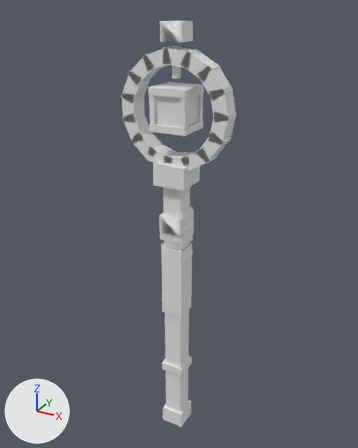
Renders of the OBJ model src/main/resources/assets/ashbound/models/mesh/applause_staff.obj from each side of a commit.
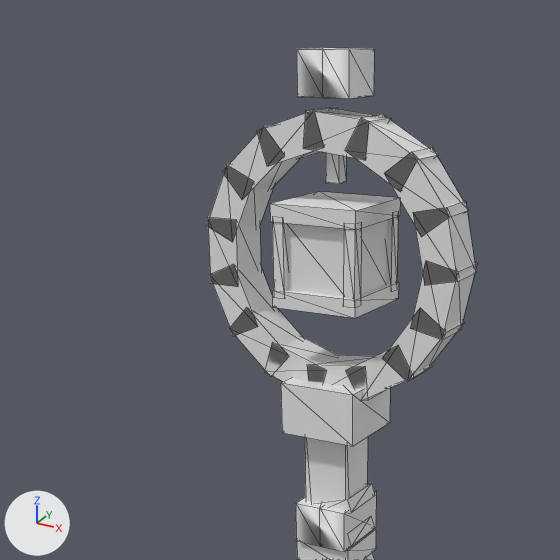
Each version is shown whole from a 50 mm lens placed at (1.94, -3.09, 2.05), pointed at (0.48, -0.43, 0.71), then close up on the part from 9% to 76% of the width and 0% to 53% of the height. The axes (+X, +Y, +Z) are drawn at lower left. The lights are the same throughout. The older version's two pictures come first. The close-ups show mesh edges as thin lines. Where no turn or scale is listed for an object, it has been applied to the vertices.

Objects in the first close-up: 'applause_staff'.
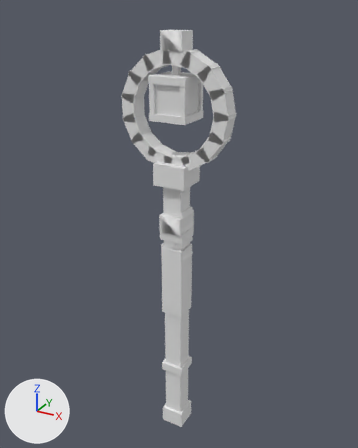
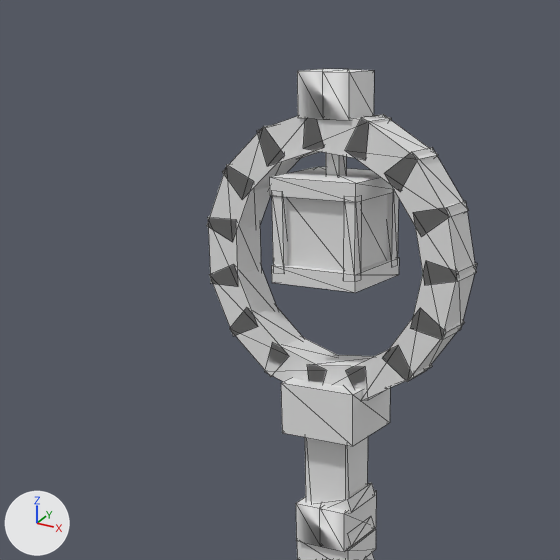
Pixel boxes [x1, y1, x2, y2] of what changed, in the close-ups (560 x 560 px; the box of a moved part takes in the faces that stretch with it):
'applause_staff', reshaped
    before: [207, 48, 477, 560]
    after: [207, 69, 477, 560]
part 1 of me_applause_staff, moved or reshaped
    before: [272, 282, 399, 318]
    after: [271, 258, 399, 293]
part 2 of me_applause_staff, moved or reshaped
    before: [270, 192, 400, 230]
    after: [269, 167, 395, 202]
part 3 of me_applause_staff, moved or reshaped
    before: [272, 222, 288, 291]
    after: [272, 196, 287, 266]
part 4 of me_applause_staff, moved or reshaped
    before: [386, 216, 398, 285]
    after: [387, 192, 399, 260]
part 5 of me_applause_staff, moved or reshaped
    before: [343, 228, 361, 300]
    after: [343, 201, 361, 274]
part 6 of me_applause_staff, moved or reshaped
    before: [297, 48, 374, 99]
    after: [297, 69, 374, 120]
part 7 of me_applause_staff, moved or reshaped
    before: [286, 220, 387, 297]
    after: [286, 194, 388, 271]

What changed in the scene script:
```text
Change me_applause_staff:
    used by ob_applause_staff; location = (0.0, 0.0, 0.0)
    remove me_applause_staff.from_pydata(...)  # 304 vertices, 468 faces; spans x 0.15..0.86, y -0.62..-0.38, z -0.9..1.97
    add me_applause_staff.from_pydata(...)  # 304 vertices, 468 faces; spans x 0.15..0.86, y -0.62..-0.38, z -0.9..1.92
    me_applause_staff part 1: the loose piece of 8 vertices spanning x 0.38..0.62, y -0.62..-0.38, z 1.37..1.41 is moved by (0.0, 0.0, 0.06)
    me_applause_staff part 2: the loose piece of 8 vertices spanning x 0.38..0.62, y -0.62..-0.38, z 1.58..1.62 is moved by (0.0, 0.0, 0.06)
    me_applause_staff part 3: the loose piece of 8 vertices spanning x 0.38..0.42, y -0.62..-0.58, z 1.39..1.59 is moved by (0.0, 0.0, 0.06)
    me_applause_staff part 4: the loose piece of 8 vertices spanning x 0.58..0.62, y -0.42..-0.38, z 1.39..1.59 is moved by (0.0, 0.0, 0.06)
    me_applause_staff part 5: the loose piece of 8 vertices spanning x 0.58..0.62, y -0.62..-0.58, z 1.39..1.59 is moved by (0.0, 0.0, 0.06)
    me_applause_staff part 6: the loose piece of 12 vertices spanning x 0.43..0.57, y -0.56..-0.44, z 1.87..1.97 is moved by (0.0, 0.0, -0.05)
    me_applause_staff part 7: the loose piece of 8 vertices spanning x 0.4..0.6, y -0.6..-0.4, z 1.39..1.59 is moved by (0.0, 0.0, 0.06)
    other edits to the shape of me_applause_staff do not show in these pictures
```
